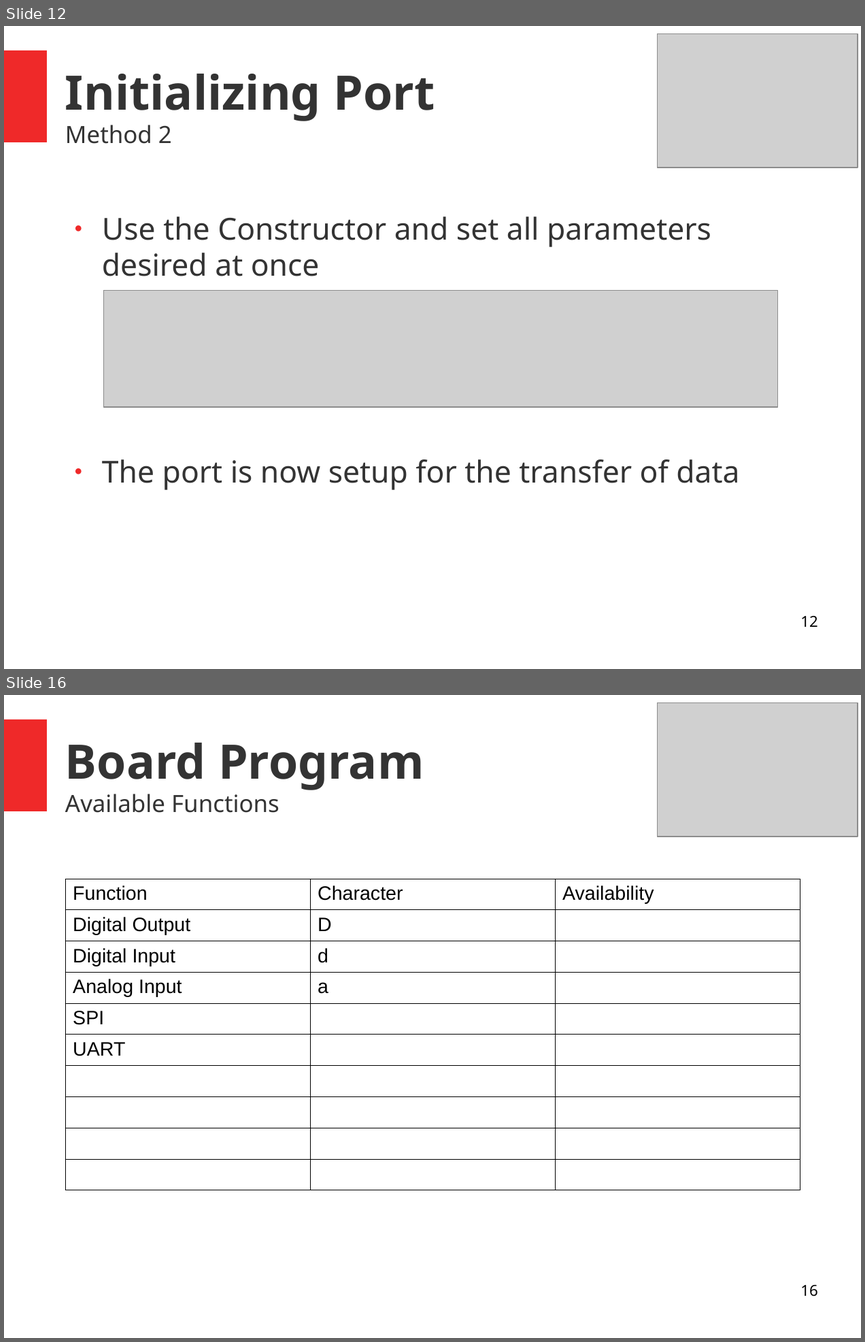
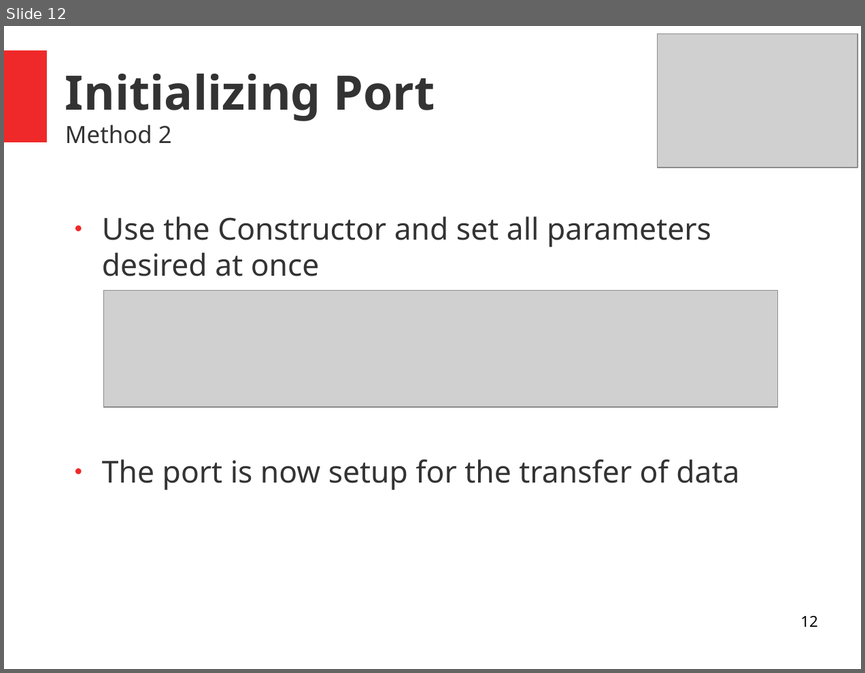
Before and after one commit to electrodynamics-engineering-laboratory/Python-Workshop, a slide deck: Slideshow/PythonWorkshopSlideshow.odp. Shown one above the other, each under a label of ours: slides 12 and 16 before the commit, slide 12 after it; the slides between them are not shown. The pictures are 865x1342 and 865x673 pixels, drawn with LibreOffice and Linux fonts; fonts in the diff are those of the drawing; grey boxes stand for pictures. Boxes give left, top, right and bottom in pixels: in the first picture for what was removed or moved away, otherwise in the second. Text is boxed around its words. In the diff, an @@ line names an element or a change of style, - is before the commit and + after.

```diff
--- a/Slideshow/PythonWorkshopSlideshow.odp
+++ b/Slideshow/PythonWorkshopSlideshow.odp
@@ slide 16 removed at (4, 695, 861, 1338), background #FFFFFF; not listed: 1 template element that a slide beside it also shows @@
@@ picture removed at (657, 702, 857, 836) @@
@@ title removed at (65, 743, 424, 813) @@
-Board Program
-Available Functions
@@ table removed at (65, 879, 800, 1176), 10 rows, 3 columns @@
-Function | Character | Availability
-Digital Output | D | 
-Digital Input | d | 
-Analog Input | a | 
-SPI |  | 
-UART |  | 
- |  | 
- |  | 
- |  | 
- |  | 
@@ page number removed at (800, 1285, 817, 1296) @@
-16
```
Also in this commit, not shown: 4 slides changed, 2 slides added, 2 other slides removed.
